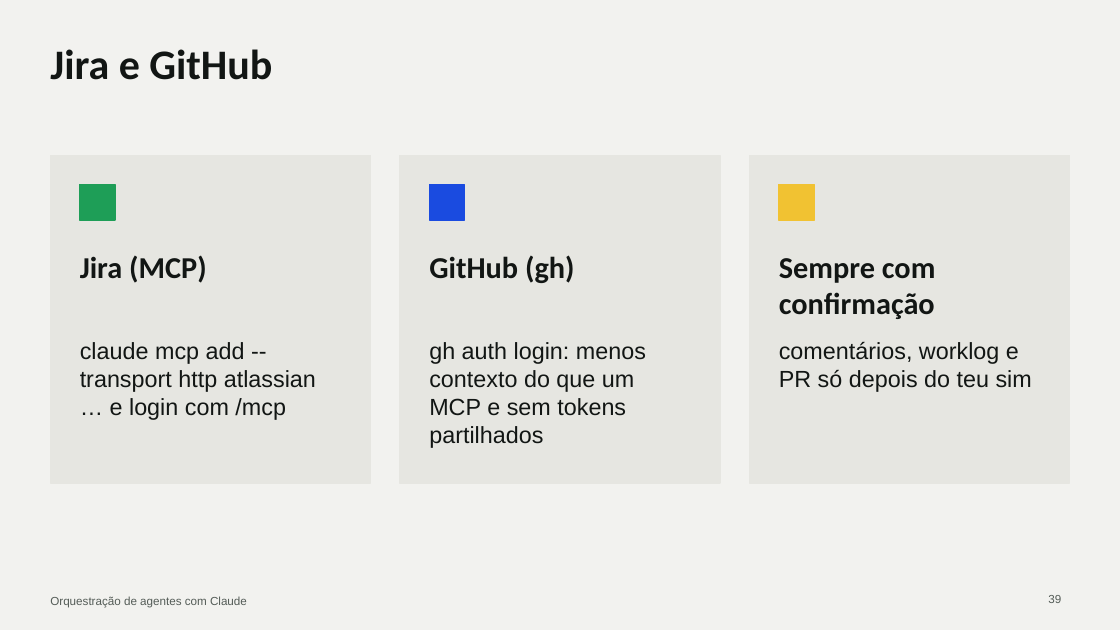
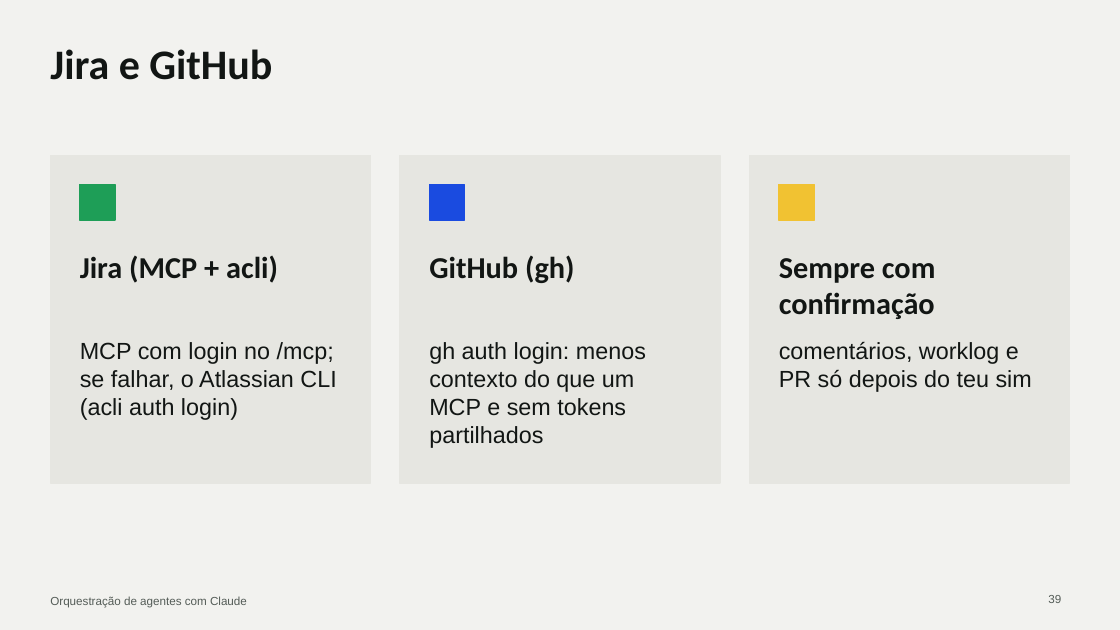
Before and after one commit to cx-guilherme-pinto/workshop-claude, a slide deck: slide 39 of slides/workshop.pptx. Drawn at 1120x630 pixels with LibreOffice and Linux fonts; fonts in the diff are those of the drawing. Boxes give left, top, right and bottom in pixels: in the first picture for what was removed or moved away, otherwise in the second. Text is boxed around its words. In the diff, an @@ line names an element or a change of style, - is before the commit and + after.

```diff
--- a/slides/workshop.pptx
+++ b/slides/workshop.pptx
@@ text at [80,256,278,283]: text changed @@
-Jira (MCP)
+Jira (MCP + acli)
@@ text at [80,342,336,420]: text changed @@
-claude mcp add --transport http atlassian … e login com /mcp
+MCP com login no /mcp; se falhar, o Atlassian CLI (acli auth login)
```
Also in this commit, not shown: 1 other slide changed, 24 other files.
